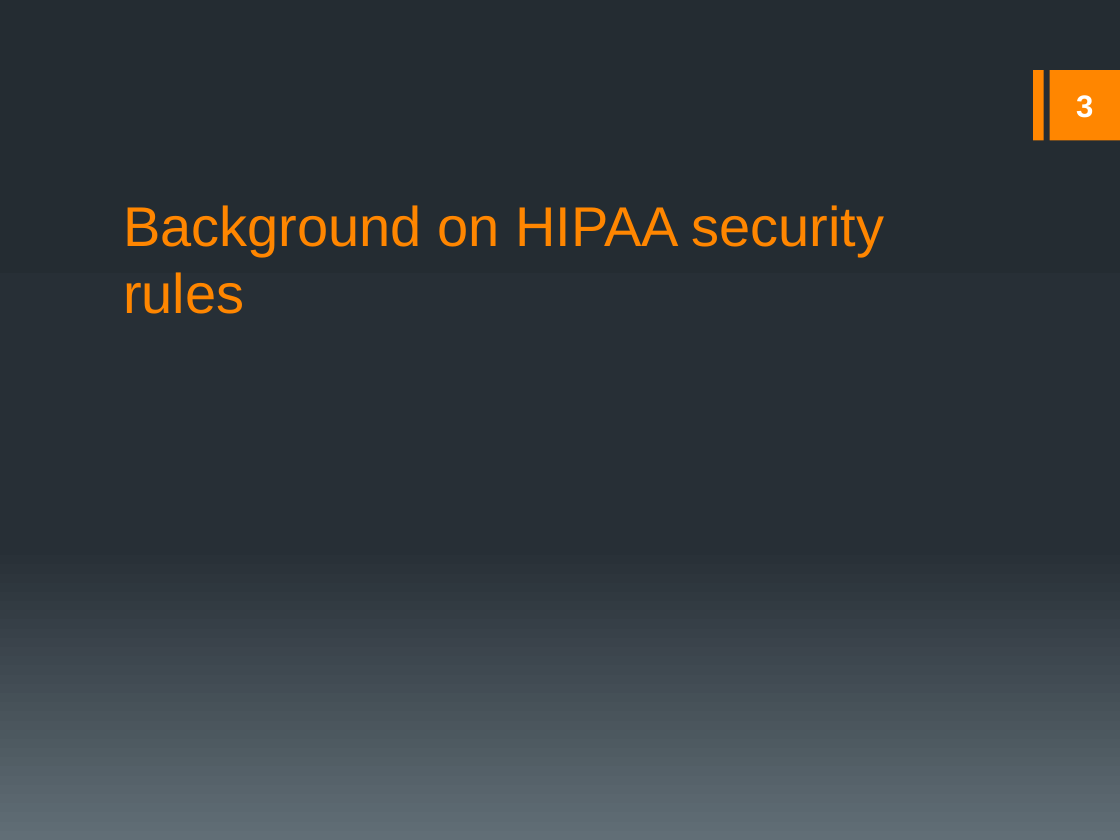
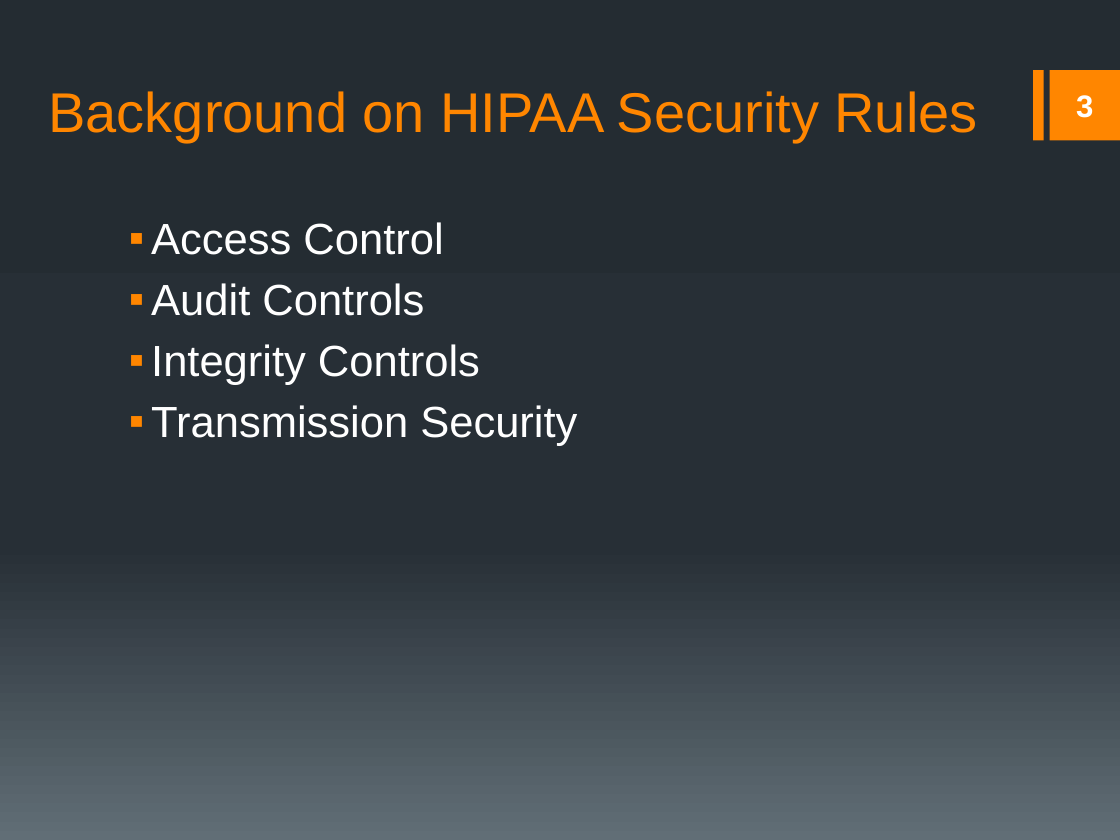
Before and after one commit to rmkane/semrs, a slide deck: slide 3 of Documentation/Final_Presentation.pptx. Drawn at 1120x840 pixels with LibreOffice and Linux fonts; fonts in the diff are those of the drawing. Boxes give left, top, right and bottom in pixels: in the first picture for what was removed or moved away, otherwise in the second. Text is boxed around its words. In the diff, an @@ line names an element or a change of style, - is before the commit and + after.

```diff
--- a/Documentation/Final_Presentation.pptx
+++ b/Documentation/Final_Presentation.pptx
@@ title at (49,91,978,142): text changed @@
-Background on HIPAA security rules
+Background on HIPAA Security Rules
@@ text added at (151,222,577,446), 28 pt, text #FFFFFF @@
+▪ Access Control
+▪ Audit Controls
+▪ Integrity Controls
+▪ Transmission Security
```
Also in this commit, not shown: 1 other slide changed, 1 slide added, 1 other file.
